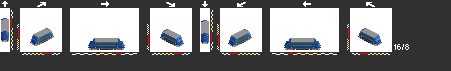
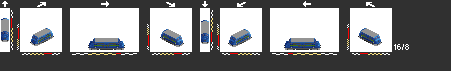
The second 451 x 71 image is a revision of the first. Changes to its layers:
hid "ltmy1" over bbox(4, 35, 379, 47)
renamed "ltmx161" to "lbmx1", showed it, painted on it over bbox(4, 35, 379, 47)
hid "my" over bbox(4, 35, 379, 47)
showed "mx" over bbox(4, 35, 379, 47)
